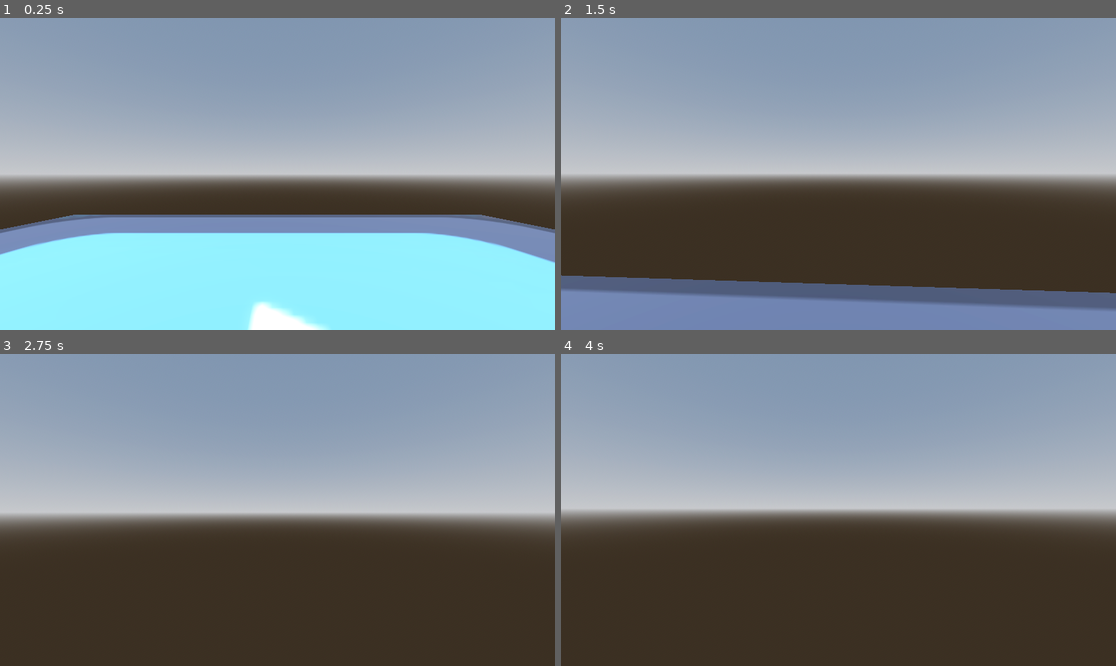
Above: before the commit, frames 1-4 (two rows, left to right).
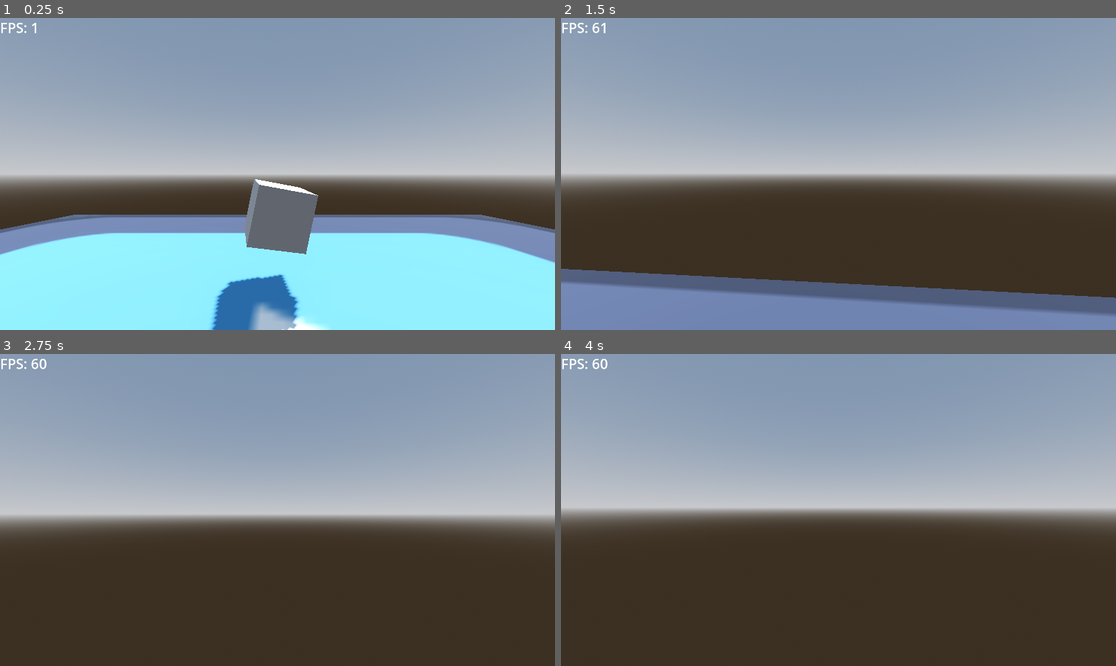
Above: after the commit, the same moments.

Repository: Faltrenn/ProjectPD
Game: Godot game, scene res://Scenes/main.tscn
The game is run twice, just before and just after one commit, with the same random seed, the same clock (stepped at 60 frames per second) and the same inputs. The engine's default icon, where the game draws it, is replaced by a stand-in: a white triangle on a blue panel in a dark square.
Inputs (mouse positions are in pixels of both pictures, inside the frame that each line leads up to):
- Up to frame 1 (0.25 s): no input
- Up to frame 2 (1.5 s): tap Enter at 0.5 s; move the mouse to (866, 174) at 0.52 s; hold W (move_up) from 0.53 s (still down); tap Z at 0.6 s; tap Space (jump) at 0.77 s; move the mouse to (810, 174) at 1.27 s; tap Shift (run) at 1.35 s
- Up to frame 3 (2.75 s): keep holding W (move_up); tap Space (jump) at 1.52 s; tap Z at 1.55, 2.1 s; move the mouse to (288, 503) at 2.02 s
- Up to frame 4 (4 s): keep holding W (move_up); tap Space (jump) at 2.75, 3.02, 3.77 s; move the mouse to (832, 516) at 2.77 s; tap Z at 2.85, 3.8 s; tap Enter at 3.5 s; move the mouse to (877, 513) at 3.52 s; hold Shift (run) from 3.53 s (still down)

The runs differ from the first frame. In frame 1, 4.8% of the frame differs, in the area x 0-58%, y 1-100%; in frame 2, 2.1%; in frame 3, 0.4%; in frame 4, 0.1%.

Commit message:
Testes de exportação para mac e ios. Contador de FPS adicionado.

Diff:
--- a/Scenes/Player.gd
+++ b/Scenes/Player.gd
@@ -1,12 +1,12 @@
 extends CharacterBody3D
 
 
-const WALK_SPEED = 5.0
-const RUN_SPEED = 8.0
-const JUMP_VELOCITY = 4.5
-const MOUSE_SENSITIVITY = 0.003
+const WALK_SPEED := 5.0
+const RUN_SPEED := 8.0
+const JUMP_VELOCITY := 4.5
+const MOUSE_SENSITIVITY := 0.003
 
-var speed = WALK_SPEED
+var speed := WALK_SPEED
 
 var gravity = ProjectSettings.get_setting("physics/3d/default_gravity")
 
@@ -19,14 +19,20 @@
 func _ready():
 	Input.mouse_mode = Input.MOUSE_MODE_CAPTURED
 
-func _unhandled_input(event):
-	var mouse = event as InputEventMouseMotion
-	if mouse:
-		var mouse_delta = mouse.relative / 3
+func _unhandled_input(event: InputEvent):
+	if event is InputEventMouseMotion:
+		var mouse_delta = event.relative / 3
 		rotate_y(MOUSE_SENSITIVITY * -mouse_delta.x)
 		camera.rotate_x(MOUSE_SENSITIVITY * -mouse_delta.y)
+	elif event is InputEventKey:
+		if event.pressed and event.keycode == KEY_Z:
+			match DisplayServer.window_get_vsync_mode():
+				DisplayServer.VSYNC_DISABLED:
+					DisplayServer.window_set_vsync_mode(DisplayServer.VSYNC_ENABLED)
+				DisplayServer.VSYNC_ENABLED:
+					DisplayServer.window_set_vsync_mode(DisplayServer.VSYNC_DISABLED)
 
-func _physics_process(delta):
+func _physics_process(delta: float):
 	if not is_on_floor():
 		velocity.y -= gravity * delta
 
--- a/Scenes/main.tscn
+++ b/Scenes/main.tscn
@@ -1,7 +1,9 @@
-[gd_scene load_steps=9 format=3 uid="uid://s8f57x1jblxi"]
+[gd_scene load_steps=13 format=3 uid="uid://s8f57x1jblxi"]
 
 [ext_resource type="Texture2D" uid="uid://b50c034kygjai" path="res://icon.svg" id="1_nm7yj"]
 [ext_resource type="Script" path="res://Scenes/Player.gd" id="1_vj24e"]
+[ext_resource type="Script" path="res://Scripts/FPSCounter.gd" id="3_pk22m"]
+[ext_resource type="Script" path="res://Scripts/RotateBox.gd" id="3_qnggx"]
 
 [sub_resource type="ProceduralSkyMaterial" id="ProceduralSkyMaterial_jgmve"]
 sky_horizon_color = Color(0.64625, 0.65575, 0.67075, 1)
@@ -22,6 +24,12 @@
 
 [sub_resource type="StandardMaterial3D" id="StandardMaterial3D_x484u"]
 albedo_texture = ExtResource("1_nm7yj")
+
+[sub_resource type="StandardMaterial3D" id="StandardMaterial3D_sk5u0"]
+metallic = 1.0
+
+[sub_resource type="LabelSettings" id="LabelSettings_i2wb3"]
+font_size = 48
 
 [node name="Main" type="Node3D"]
 
@@ -51,3 +59,18 @@
 use_collision = true
 size = Vector3(20, 0.1, 20)
 material = SubResource("StandardMaterial3D_x484u")
+
+[node name="CSGBox3D" type="CSGBox3D" parent="World"]
+transform = Transform3D(1, 0, 0, 0, 1, 0, 0, 0, 1, 0, 1.33153, -3.76876)
+material = SubResource("StandardMaterial3D_sk5u0")
+script = ExtResource("3_qnggx")
+speed = 10
+
+[node name="UI" type="CanvasLayer" parent="."]
+
+[node name="FPSCounter" type="Label" parent="UI"]
+offset_right = 40.0
+offset_bottom = 23.0
+text = "FPS: ??"
+label_settings = SubResource("LabelSettings_i2wb3")
+script = ExtResource("3_pk22m")
--- /dev/null
+++ b/Scripts/FPSCounter.gd
@@ -0,0 +1,4 @@
+extends Label
+
+func _process(_delta: float):
+	text = "FPS: " + str(Engine.get_frames_per_second())
--- /dev/null
+++ b/Scripts/RotateBox.gd
@@ -0,0 +1,9 @@
+extends CSGBox3D
+
+
+@export var speed: int = 0
+
+func _process(delta):
+	rotate(Vector3.RIGHT, speed * delta)
+	rotate(Vector3.UP, speed * delta)
+	rotate(Vector3.FORWARD, speed * delta)
--- a/project.godot
+++ b/project.godot
@@ -14,6 +14,11 @@
 run/main_scene="res://Scenes/main.tscn"
 config/features=PackedStringArray("4.2", "Forward Plus")
 config/icon="res://icon.svg"
+
+[display]
+
+window/size/viewport_width=1920
+window/size/viewport_height=1080
 
 [input]
 
@@ -47,3 +52,7 @@
 "events": [Object(InputEventKey,"resource_local_to_scene":false,"resource_name":"","device":-1,"window_id":0,"alt_pressed":false,"shift_pressed":false,"ctrl_pressed":false,"meta_pressed":false,"pressed":false,"keycode":0,"physical_keycode":32,"key_label":0,"unicode":32,"echo":false,"script":null)
 ]
 }
+
+[rendering]
+
+textures/vram_compression/import_etc2_astc=true
Not shown, added: export_presets.cfg
Binary file added: iTunesArtwork.png
Not shown, added: iTunesArtwork.png.import
Not shown, changed: icon.svg.import
